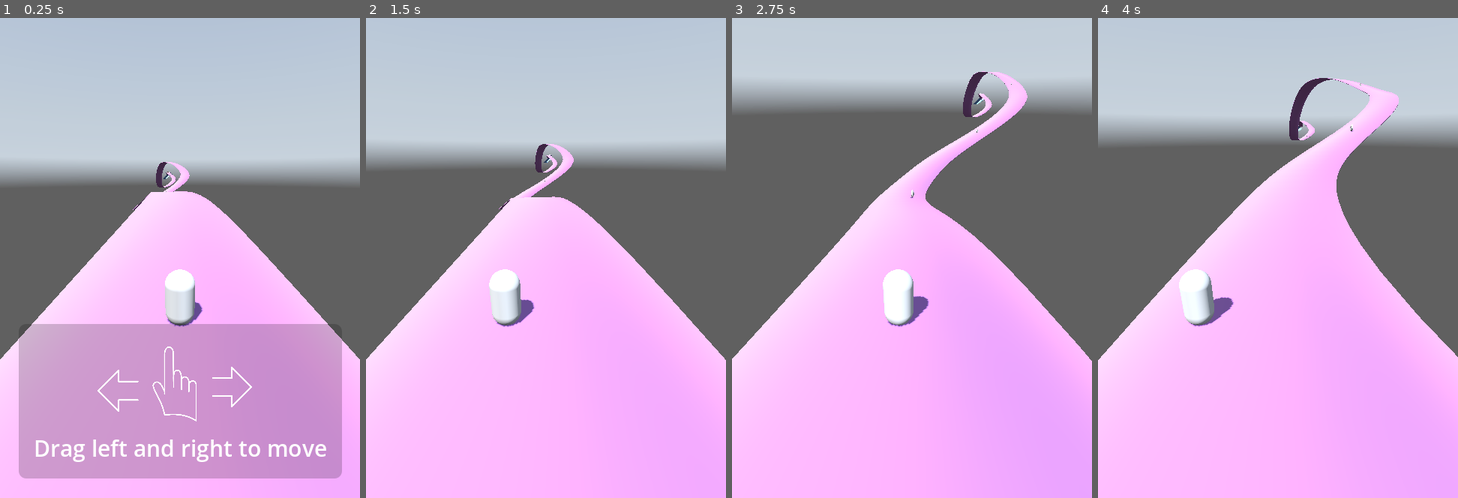
Above: before the commit, frames 1-4 (left to right).
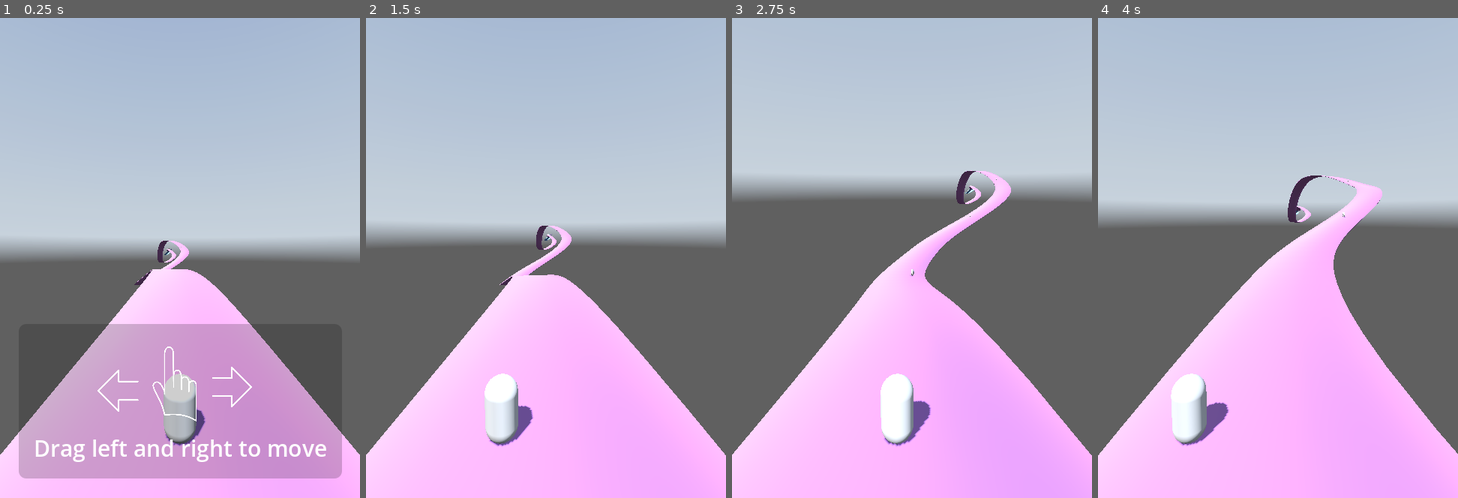
Above: after the commit, the same moments.

Repository: ludovancy/endless-roller
Game: Godot game, scene res://world.tscn
Two runs of this game, one before a commit and one after it. Both use one fixed random seed, a clock stepped at 60 frames per second and the inputs below. A sky picture missing from this copy of the repository is replaced by a grey-blue gradient. Sound files missing from this copy of the repository are replaced by a short silence.
Inputs (mouse positions are in pixels of both pictures, inside the frame that each line leads up to):
- Up to frame 1 (0.25 s): no input
- Up to frame 2 (1.5 s): tap Enter at 0.5 s; move the mouse to (625, 234) at 0.52 s; hold Right (ui_right) 0.53-1.25 s; click (625, 234) at 0.67 s; drag from (474, 282) to (528, 354) at 1.27 s
- Up to frame 3 (2.75 s): move the mouse to (948, 152) at 2.02 s; hold Right (ui_right) from 2.03 s (still down)
- Up to frame 4 (4 s): release Right (ui_right) at 2.75 s; drag from (1260, 354) to (1170, 186) at 2.77 s; move the mouse to (1386, 330) at 3.52 s; hold Left (ui_left) from 3.53 s (still down)

The runs differ from the first frame. In frame 1, 35% of the frame differs, in the area x 0-100%, y 30-91%; in frame 2, 37%; in frame 3, 44%, in the area x 0-100%, y 11-92%; in frame 4, 39%.

Commit message:
Adjust camera position

Diff:
--- a/player.tscn
+++ b/player.tscn
@@ -21,5 +21,5 @@
 mesh = SubResource("CapsuleMesh_23wit")
 
 [node name="Camera3D" type="Camera3D" parent="."]
-transform = Transform3D(1, 0, 0, 0, 0.922955, 0.384908, 0, -0.384908, 0.922955, 0, 5.31473, 6.75776)
+transform = Transform3D(1, 0, 0, 0, 0.996493, 0.0836778, 0, -0.0836778, 0.996493, 0, 6.205, 6.758)
 keep_aspect = 0
